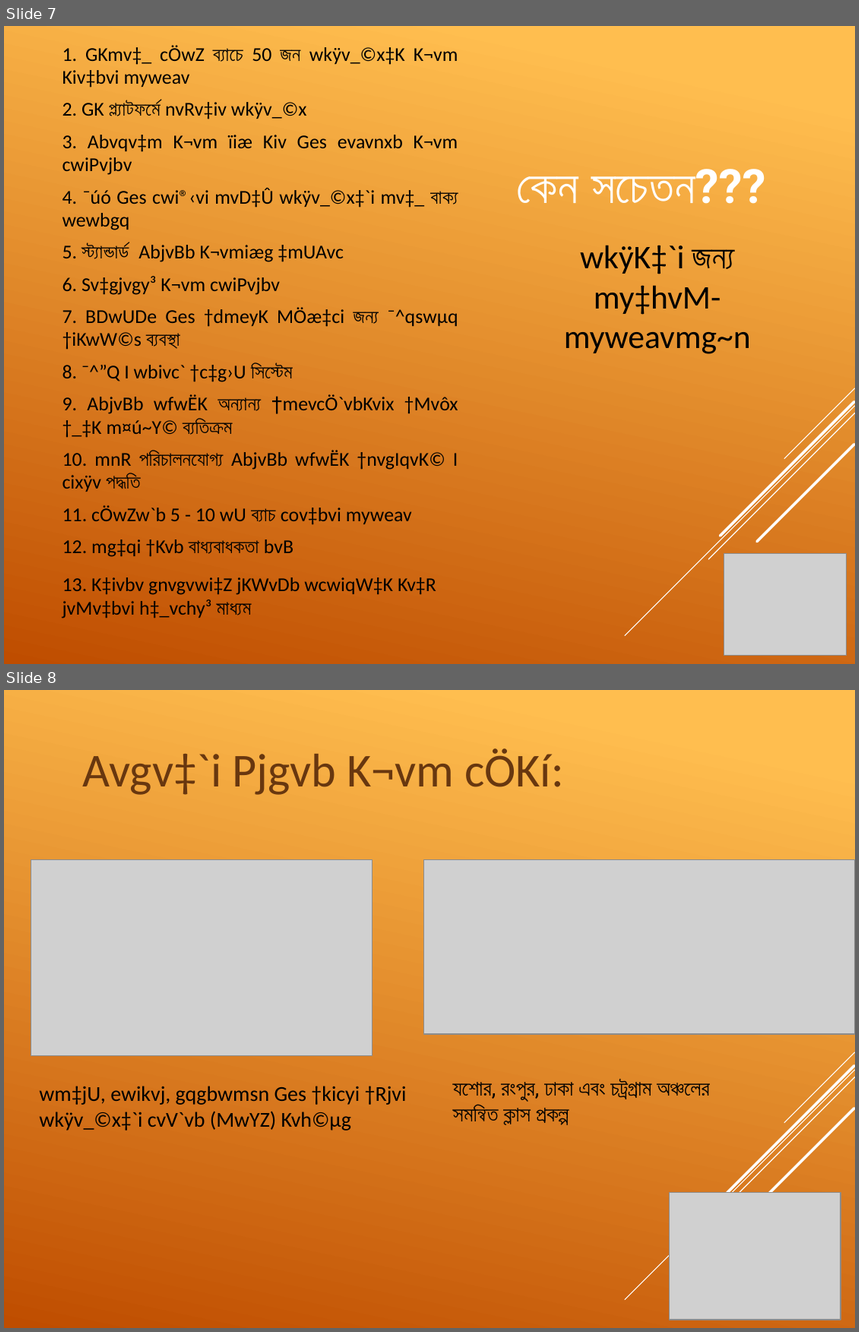
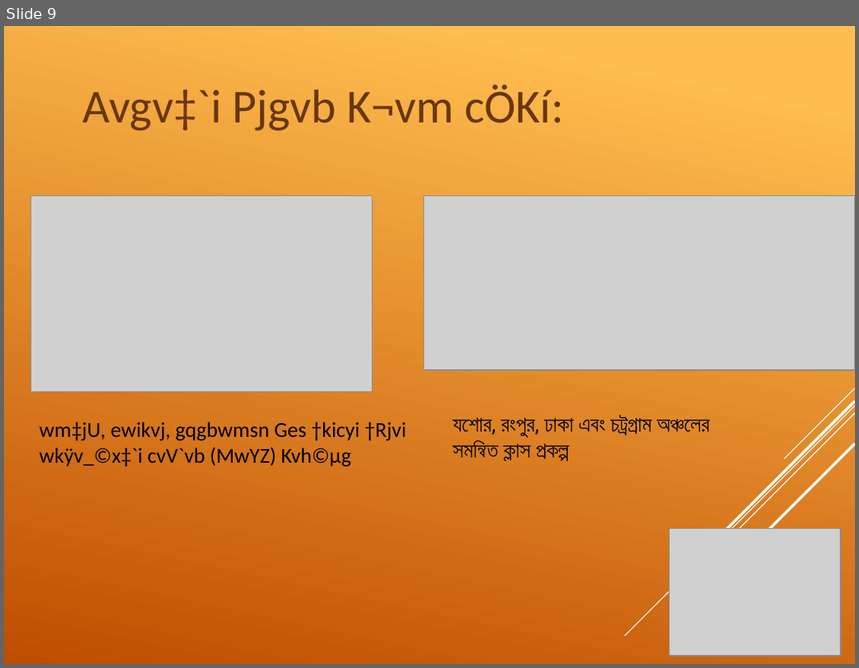
Before and after one commit to Shuvoneel/SRCL, a slide deck: Socheton/Socheton Academy-Bangla.pptx. Shown one above the other, each under a label of ours: slides 7 and 8 before the commit, slide 9 after it. The pictures are 859x1332 and 859x668 pixels, drawn with LibreOffice and Linux fonts; fonts in the diff are those of the drawing; grey boxes stand for pictures. Boxes give left, top, right and bottom in pixels: in the first picture for what was removed or moved away, otherwise in the second. Text is boxed around its words. In the diff, an @@ line names an element or a change of style, - is before the commit and + after.

```diff
--- a/Socheton/Socheton Academy-Bangla.pptx
+++ b/Socheton/Socheton Academy-Bangla.pptx
@@ slide 7 removed at box(4, 26, 855, 664), background gradient #FFBF50 to #C04D00; not listed: 5 template elements that a slide beside it also shows @@
@@ text removed at box(63, 45, 458, 619) @@
-1. GKmv‡_ cÖwZ ব্যাচে 50 জন wkÿv_©x‡K K¬vm Kiv‡bvi myweav
-2. GK প্ল্যাটফর্মে nvRv‡iv wkÿv_©x
-3. Abvqv‡m K¬vm ïiæ Kiv Ges evavnxb K¬vm cwiPvjbv
-4. ¯úó Ges cwi®‹vi mvD‡Û wkÿv_©x‡`i mv‡_ বাক্য wewbgq
-5. স্ট্যান্ডার্ড AbjvBb K¬vmiæg ‡mUAvc
-6. Sv‡gjvgy³ K¬vm cwiPvjbv
-7. BDwUDe Ges †dmeyK MÖæ‡ci জন্য ¯^qswµq †iKwW©s ব্যবস্থা
-8. ¯^”Q I wbivc` †c‡g›U সিস্টেম
-9. AbjvBb wfwËK অন্যান্য †mevcÖ`vbKvix †Mvôx †_‡K m¤ú~Y© ব্যতিক্রম
-10. mnR পরিচালনযোগ্য AbjvBb wfwËK †nvgIqvK© I cixÿv পদ্ধতি
-11. cÖwZw`b 5 - 10 wU ব্যাচ cov‡bvi myweav
-12. mg‡qi †Kvb বাধ্যবাধকতা bvB
-13. K‡ivbv gnvgvwi‡Z jKWvDb wcwiqW‡K Kv‡R jvMv‡bvi h‡_vchy³ মাধ্যম
@@ title removed at box(517, 169, 766, 204) @@
-কেন সচেতন???
@@ text removed at box(564, 245, 751, 354) @@
-wkÿK‡`i জন্য my‡hvM-myweavmg~n
@@ picture removed at box(724, 553, 846, 656) @@
@@ what was slide 8 is now slide 9 @@
```
Also in this commit, not shown: 2 slides changed, 3 slides added, 1 other slide removed, 2 other files.
